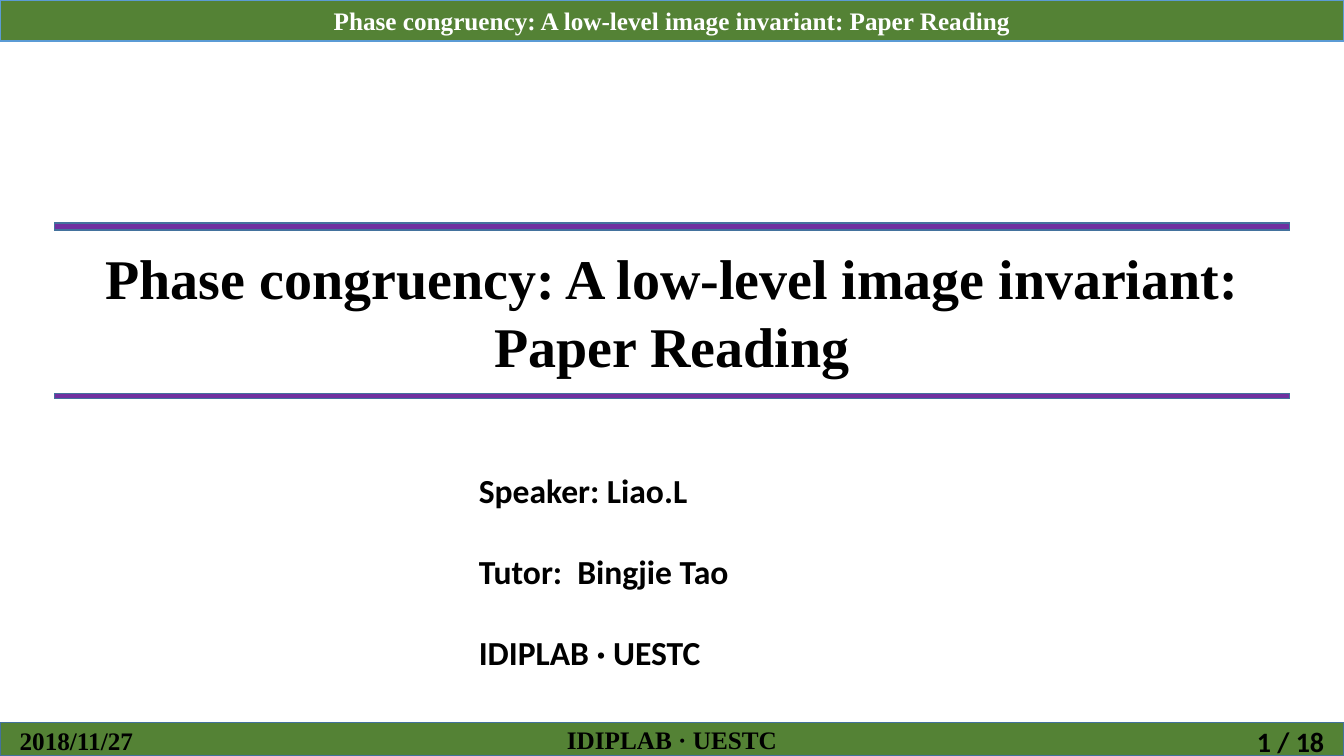
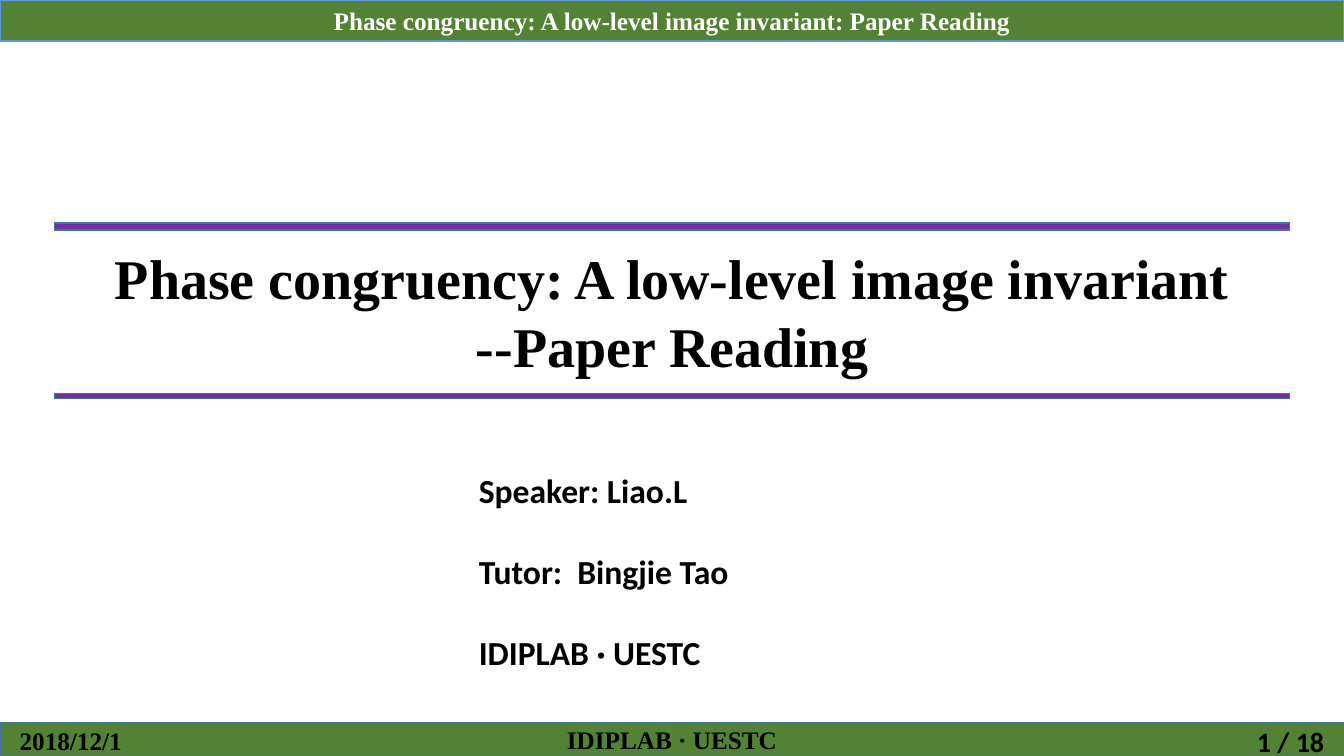
Before and after one commit to LiaoLIDIP/Slide-IDIPLab, a slide deck: slide 1 of 廖龙/第13周_2018秋/2018.12.1第13周组会汇报_廖龙.pptx. Drawn at 1344x756 pixels with LibreOffice and Linux fonts; fonts in the diff are those of the drawing. Boxes give left, top, right and bottom in pixels: in the first picture for what was removed or moved away, otherwise in the second. Text is boxed around its words. In the diff, an @@ line names an element or a change of style, - is before the commit and + after.

```diff
--- a/廖龙/第13周_2018秋/2018.12.1第13周组会汇报_廖龙.pptx
+++ b/廖龙/第13周_2018秋/2018.12.1第13周组会汇报_廖龙.pptx
@@ text at (115,260,1229,377): text changed @@
-Phase congruency: A low-level image invariant:
-Paper Reading
+Phase congruency: A low-level image invariant
+--Paper Reading
@@ text at (20,733,122,756): text changed @@
-2018/11/27
+2018/12/1
```
Also in this commit, not shown: 17 other slides changed, 1 other file.
